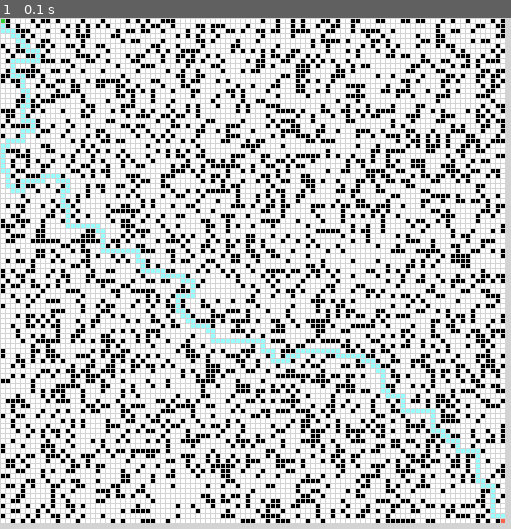
Above: before the commit, frame 1.
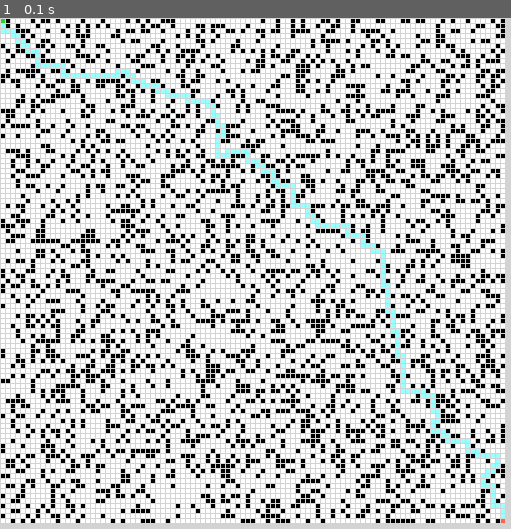
Above: after the commit, the same moment.

Repository: sandhya-veludandi/fast-trajectory-planning
Game: pygame game, started from adaptiveA.py
Same seed, same stepped clock (60 frames per second), same inputs: the game is played once before the commit and once after it.
Inputs:
- Up to frame 1 (0.1 s): no input

The runs differ from the first frame. In frame 1, 2.3% of the frame differs, in the area x 0-99%, y 8-98%.

Commit message:
logic changes

Diff:
--- a/maze.py
+++ b/adaptiveA.py
@@ -84,7 +84,7 @@
 
     def percUp(self,i):
         while i // 2 > 0:
-            if self.heapList[i].h < self.heapList[i // 2].h:
+            if self.heapList[i].g < self.heapList[i // 2].g:
                 tmp = self.heapList[i // 2]
                 self.heapList[i // 2] = self.heapList[i]
                 self.heapList[i] = tmp
@@ -102,7 +102,7 @@
                 i = mc
                 continue
             mc = self.minChild(i)
-            if self.heapList[i].h > self.heapList[mc].h:
+            if self.heapList[i].g > self.heapList[mc].g:
                 tmp = self.heapList[i]
                 self.heapList[i] = self.heapList[mc]
                 self.heapList[mc] = tmp
@@ -112,7 +112,7 @@
         if i * 2 + 1 > self.currentSize:
             return i * 2
         else:
-            if self.heapList[i*2] < self.heapList[i*2+1]:
+            if self.heapList[i*2].g < self.heapList[i*2+1].g:
                 return i * 2
             else:
                 return i * 2 + 1
@@ -138,8 +138,8 @@
     def __init__(self, position, parent):
         self.position = position
         self.parent = parent
-        self.g = 0 # Distance to start node
-        self.h = 0 # Distance to goal node
+        self.g = 0 # Goal distance of state s
+        self.h = 0 # Goal s - state s
         self.f = 0 # Total cost
     # Compare nodes
     def __eq__(self, other):
@@ -202,9 +202,10 @@
             # Check if the neighbor is in the closed list
             if(neighbor in closed):
                 continue
-            # Generate heuristics (Manhattan distance)
-            neighbor.g = abs(neighbor.position[0] - start_node.position[0]) + abs(neighbor.position[1] - start_node.position[1])
-            neighbor.h = abs(neighbor.position[0] - goal_node.position[0]) + abs(neighbor.position[1] - goal_node.position[1])
+            g =  abs(neighbor.position[0] - start_node.position[0]) + abs(neighbor.position[1] - start_node.position[1])
+            h = abs(neighbor.position[0] - goal_node.position[0]) + abs(neighbor.position[1] - goal_node.position[1])
+            neighbor.g = (abs(neighbor.position[0] - goal_node.position[0]) + abs(neighbor.position[1] - goal_node.position[1]))
+            neighbor.h = (g+h) - (abs(neighbor.position[0] - start_node.position[0]) + abs(neighbor.position[1] - start_node.position[1]))
             neighbor.f = neighbor.g + neighbor.h
             # Check if neighbor is in open list and if it has a lower f value
             if(add_to_open(open, neighbor) == True):
@@ -215,7 +216,7 @@
 
 def add_to_open(open, neighbor):
     for node in open.heapList:
-        if (neighbor == node and neighbor.f >= node.f):
+        if (neighbor == node and neighbor.f <= node.f):
             return False
     return True
 
@@ -225,7 +226,7 @@
     grid[0][0] = 0
     grid[100][100] = 0
 
-# grid RGB colors & meanings
+    # grid RGB colors & meanings
     WHITE = (255, 255, 255) # grid == 1
     BLACK = (0, 0, 0) # grid == 0
     GREEN = (50,205,50) # grid == 2
@@ -246,10 +247,10 @@
     start = (0,0)
     end = (100,100)
 
-    # forward a*
-    # path = asearch(grid, start, end)
-    # backwards a*
-    path = asearch(grid, end, start)
+    # adaptive a*
+    path = asearch(grid, start, end)
+
+    print('Steps to goal: {0}'.format(len(path)))
 
     grid[0][0] = 2
     grid[100][100] = 3
--- a/backwardA.py
+++ b/backwardA.py
@@ -112,7 +112,7 @@
         if i * 2 + 1 > self.currentSize:
             return i * 2
         else:
-            if self.heapList[i*2].h < self.heapList[i*2+1].h:
+            if self.heapList[i*2].g < self.heapList[i*2+1].g:
                 return i * 2
             else:
                 return i * 2 + 1
@@ -215,7 +215,7 @@
 
 def add_to_open(open, neighbor):
     for node in open.heapList:
-        if (neighbor == node and neighbor.f >= node.f):
+        if (neighbor == node and neighbor.g >= node.g):
             return False
     return True
 
@@ -248,6 +248,8 @@
 
     # backwards a*
     path = asearch(grid, end, start)
+
+    print('Steps to goal: {0}'.format(len(path)))
 
     grid[0][0] = 2
     grid[100][100] = 3
--- a/forwardA_largestG.py
+++ b/forwardA_largestG.py
@@ -84,7 +84,7 @@
 
     def percUp(self,i):
         while i // 2 > 0:
-            if self.heapList[i].h < self.heapList[i // 2].h:
+            if self.heapList[i].g < self.heapList[i // 2].g:
                 tmp = self.heapList[i // 2]
                 self.heapList[i // 2] = self.heapList[i]
                 self.heapList[i] = tmp
@@ -112,7 +112,7 @@
         if i * 2 + 1 > self.currentSize:
             return i * 2
         else:
-            if self.heapList[i*2].h < self.heapList[i*2+1].h:
+            if self.heapList[i*2].g < self.heapList[i*2+1].g:
                 return i * 2
             else:
                 return i * 2 + 1
@@ -215,7 +215,7 @@
 
 def add_to_open(open, neighbor):
     for node in open.heapList:
-        if (neighbor == node and neighbor.f >= node.f):
+        if (neighbor == node and neighbor.g >= node.g):
             return False
     return True
 
@@ -250,6 +250,8 @@
     path = asearch(grid, start, end)
     # backwards a*
     # path = asearch(grid, end, start)
+
+    print('Steps to goal: {0}'.format(len(path)))
 
     grid[0][0] = 2
     grid[100][100] = 3
--- a/forwardA_smallestG.py
+++ b/forwardA_smallestG.py
@@ -102,7 +102,7 @@
                 i = mc
                 continue
             mc = self.minChild(i)
-            if self.heapList[i].g < self.heapList[mc].g:
+            if self.heapList[i].g > self.heapList[mc].g:
                 tmp = self.heapList[i]
                 self.heapList[i] = self.heapList[mc]
                 self.heapList[mc] = tmp
@@ -215,7 +215,7 @@
 
 def add_to_open(open, neighbor):
     for node in open.heapList:
-        if (neighbor == node and neighbor.f >= node.f):
+        if (neighbor == node and neighbor.g <= node.g):
             return False
     return True
 
@@ -250,6 +250,8 @@
     path = asearch(grid, start, end)
     # backwards a*
     # path = asearch(grid, end, start)
+
+    print('Steps to goal: {0}'.format(len(path)))
 
     grid[0][0] = 2
     grid[100][100] = 3
